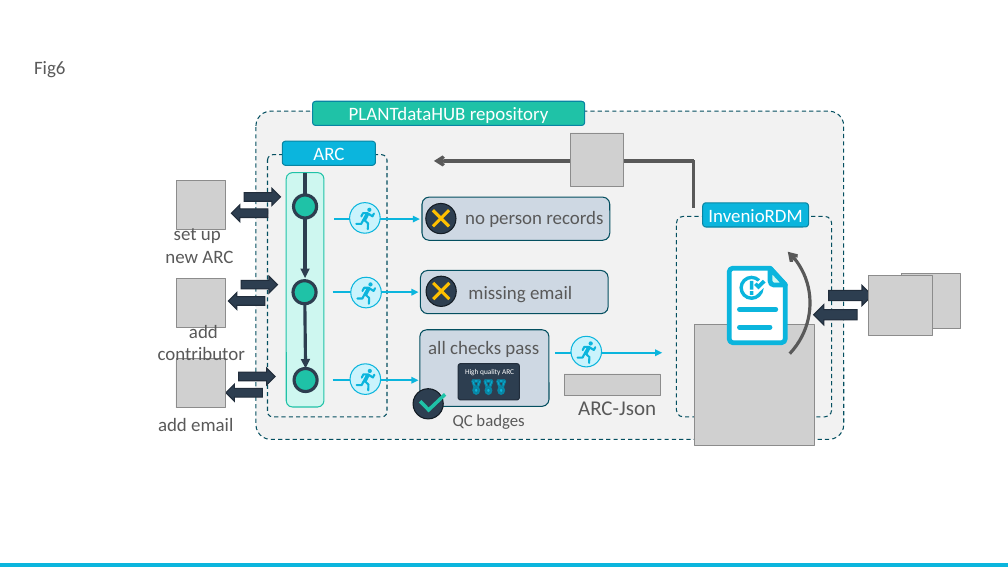
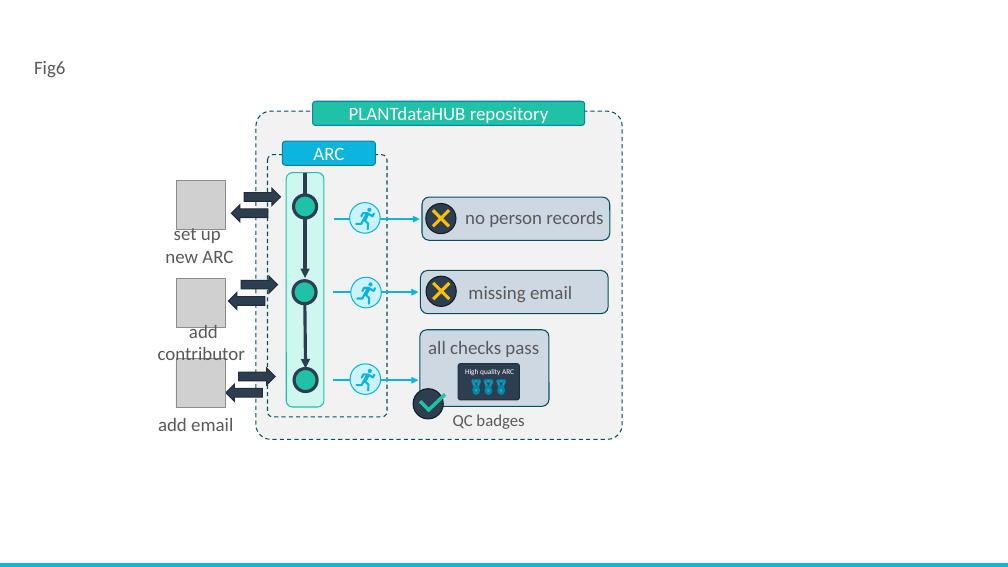
Before and after one commit to nfdi4plants/nfdi4plants.knowledgebase, a slide deck: slide 6 of src/docs/teaching-materials/disseminations/2023-09-19_fdm-nrw_BestPractice/images/Figures-DataHUB.pptx. Drawn at 1008x567 pixels with LibreOffice and Linux fonts; fonts in the diff are those of the drawing; grey boxes stand for pictures; background and template pictures are left out. Boxes give left, top, right and bottom in pixels: in the first picture for what was removed or moved away, otherwise in the second. Text is boxed around its words. In the diff, an @@ line names an element or a change of style, - is before the commit and + after.

```diff
--- a/src/docs/teaching-materials/disseminations/2023-09-19_fdm-nrw_BestPractice/images/Figures-DataHUB.pptx
+++ b/src/docs/teaching-materials/disseminations/2023-09-19_fdm-nrw_BestPractice/images/Figures-DataHUB.pptx
@@ rounded rectangle: place and size @@
-rounded rectangle at <box>256,111,845,439</box>
+rounded rectangle at <box>256,111,622,439</box>
@@ picture removed at <box>570,133,624,187</box> @@
@@ arrow removed from (695, 161) to (434, 161) @@
@@ line removed from (694, 207) to (694, 160) @@
@@ rounded rectangle removed at <box>703,203,809,227</box> @@
-InvenioRDM
@@ arc (boxed as its full ellipse) removed at <box>648,211,834,400</box> @@
@@ rounded rectangle removed at <box>677,216,832,417</box> @@
@@ group removed at <box>730,268,786,343</box>: 4 freeform shapes, 2 lines, 2 rectangles @@
@@ right arrow removed at <box>829,285,872,306</box> @@
@@ picture removed at <box>869,275,933,336</box> @@
@@ picture removed at <box>901,273,960,328</box> @@
@@ picture removed at <box>695,325,815,445</box> @@
@@ right arrow removed at <box>814,305,857,325</box> @@
@@ arrow removed from (556, 353) to (662, 353) @@
@@ ellipse removed at <box>571,337,602,368</box> @@
@@ freeform shape removed at <box>577,346,597,364</box> @@
@@ freeform shape removed at <box>589,342,594,346</box> @@
@@ picture removed at <box>564,374,660,396</box> @@
@@ text removed at <box>578,401,656,415</box> @@
-ARC-Json
```
Also in this commit, not shown: 1 slide added, 12 other files.
